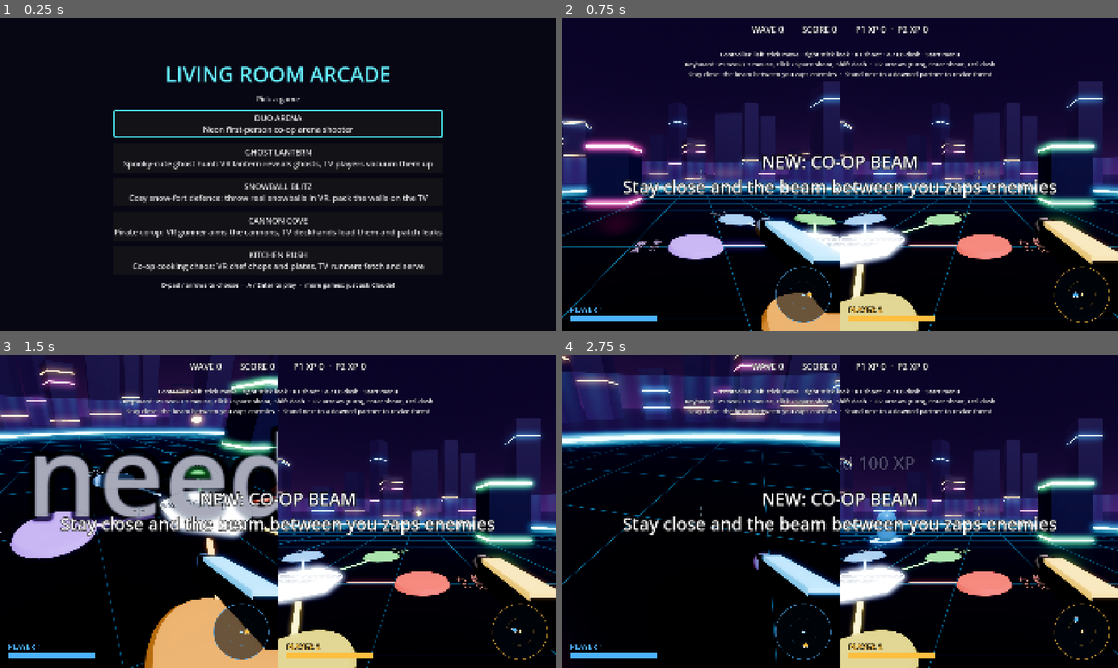
Above: before the commit, frames 1-4 (two rows, left to right).
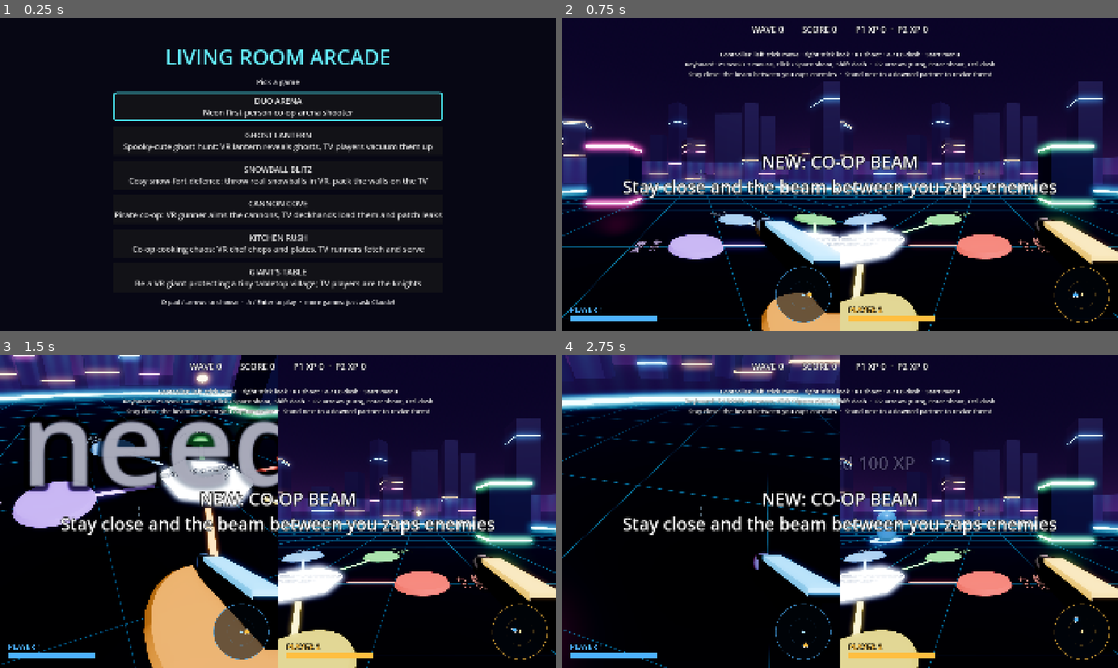
Above: after the commit, the same moments.

Repository: SimonBiggs/claude-code-steam-frame-coop
Game: Godot game, scene res://arcade.tscn
The game is run twice, just before and just after one commit, with the same random seed, the same clock (stepped at 60 frames per second) and the same inputs.
Inputs (mouse positions are in pixels of both pictures, inside the frame that each line leads up to):
- Up to frame 1 (0.25 s): no input
- Up to frame 2 (0.75 s): click "DUO ARENA Neon first-person c…" at 0.5 s
- Up to frame 3 (1.5 s): tap Enter at 1.25 s; move the mouse to (305, 511) at 1.27 s; hold W from 1.28 s (still down); hold Enter from 1.28 s (still down); click (305, 511) at 1.42 s
- Up to frame 4 (2.75 s): keep holding W; tap Space at 1.52, 1.82, 2.27, 2.57 s; move the mouse to (812, 511) at 2.02 s; release Enter at 2.03 s; tap R at 2.1 s

The runs differ from the first frame. In frame 1, 12% of the frame differs, in the area x 20-80%, y 10-92%; in frame 2, nothing differs; in frame 3, 25%, in the area x 0-50%, y 0-100%; in frame 4, 14%.

Commit message:
Add GIANT'S TABLE to the arcade
Co-Authored-By: Claude Opus 5.5 <noreply@anthropic.com>

Diff:
--- a/arcade/arcade.gd
+++ b/arcade/arcade.gd
@@ -16,6 +16,8 @@
 		"blurb": "Pirate co-op: VR gunner aims the cannons, TV deckhands load them and patch leaks"},
 	{"id": "kitchen_rush", "name": "KITCHEN RUSH", "scene": "res://games/kitchen_rush/main.tscn",
 		"blurb": "Co-op cooking chaos: VR chef chops and plates, TV runners fetch and serve"},
+	{"id": "giants_table", "name": "GIANT'S TABLE", "scene": "res://games/giants_table/main.tscn",
+		"blurb": "Be a VR giant protecting a tiny tabletop village; TV players are the knights"},
 ]
 const DEFAULT_PORT := 7777
 const JOIN_TIMEOUT_MS := 5000
